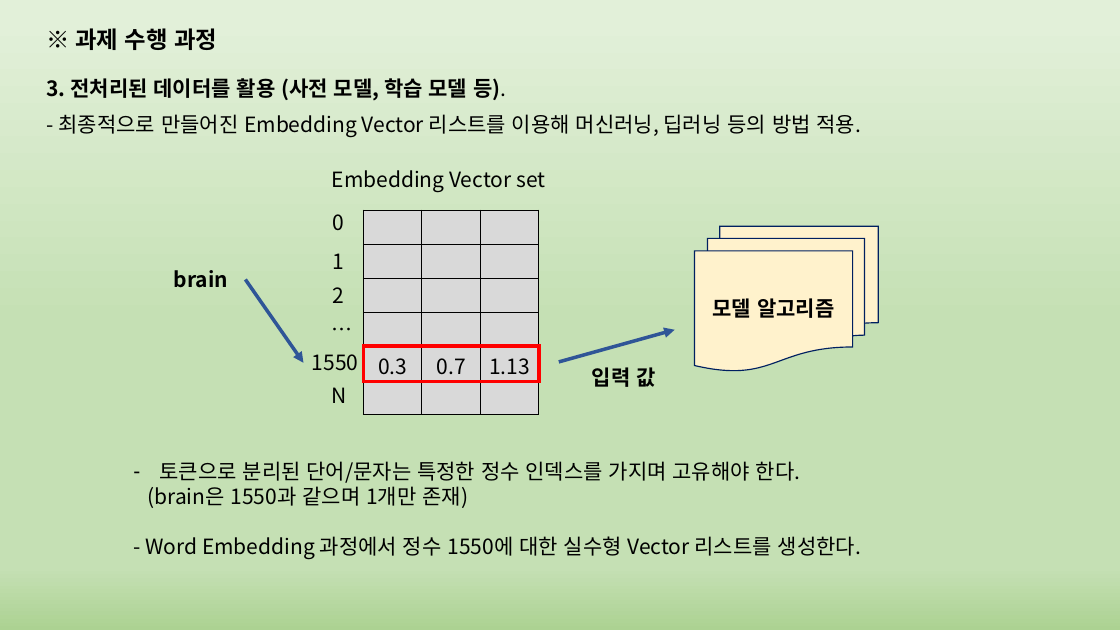
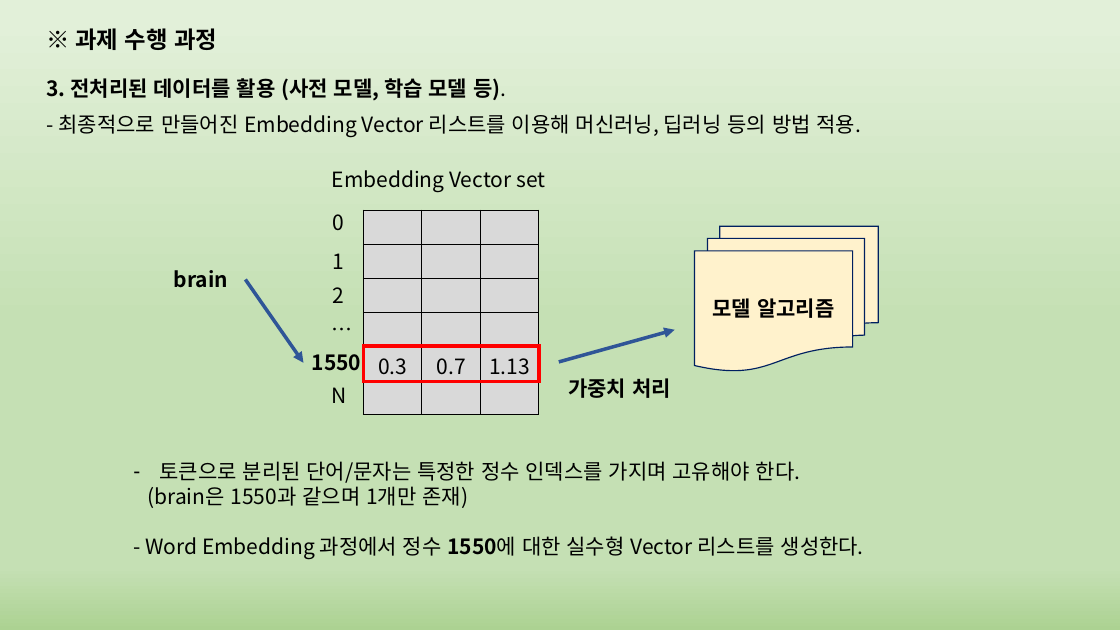
Before and after one commit to phantom0119/K-ium, a slide deck: slide 5 of 정리.pptx. Drawn at 1120x630 pixels with LibreOffice and Linux fonts; fonts in the diff are those of the drawing. Boxes give left, top, right and bottom in pixels: in the first picture for what was removed or moved away, otherwise in the second. Text is boxed around its words. In the diff, an @@ line names an element or a change of style, - is before the commit and + after.

```diff
--- a/정리.pptx
+++ b/정리.pptx
@@ text "1550" at box(312, 354, 362, 371): bold on @@
@@ text at box(568, 378, 671, 398): text changed @@
-입력 값
+가중치 처리
@@ text at box(145, 536, 864, 560): bold on in "1550에" @@
```
Also in this commit, not shown: 5 other slides changed.
